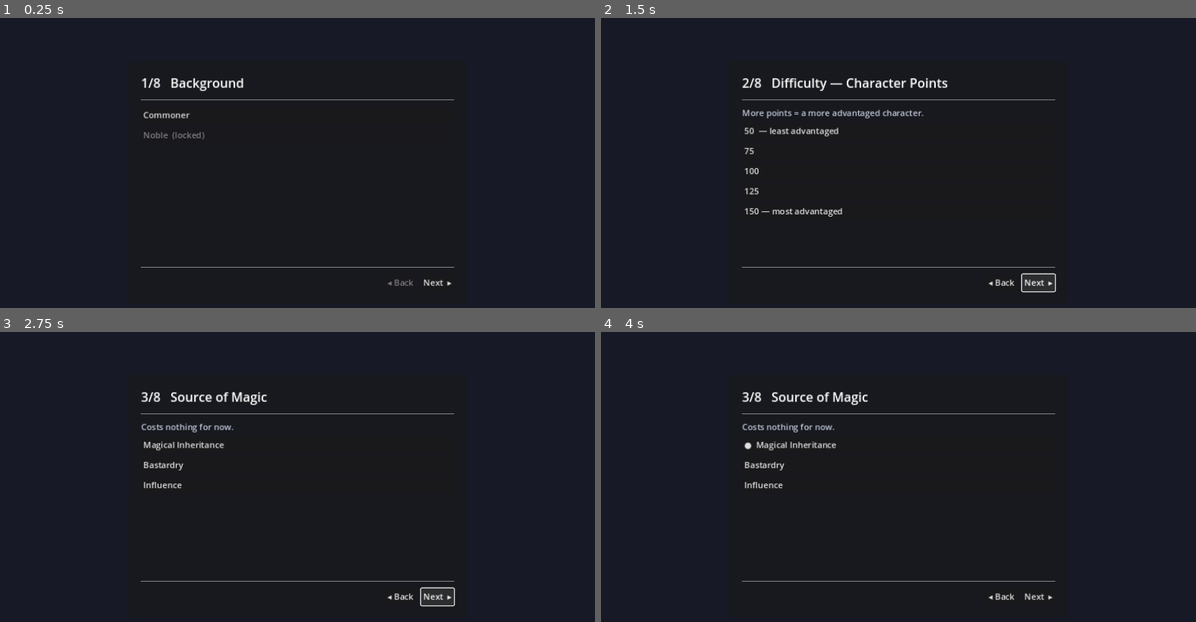
Above: before the commit, frames 1-4 (two rows, left to right).
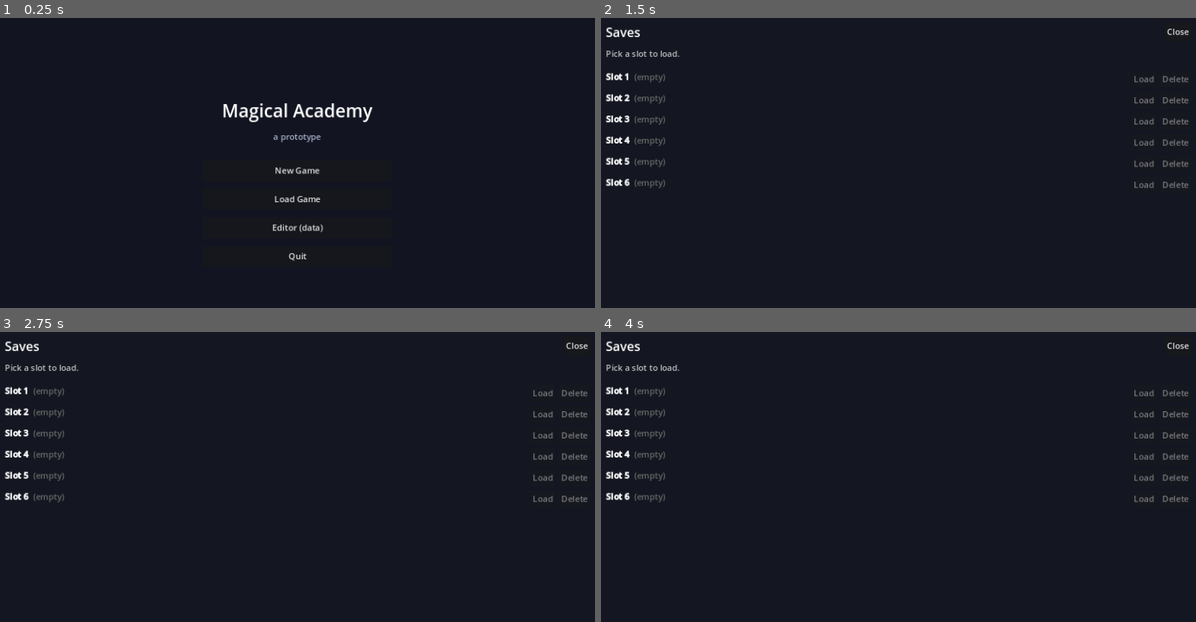
Above: after the commit, the same moments.

Repository: NyxTheCrow/academy
Game: Godot game, scene res://scenes/Root.tscn
Same seed, same stepped clock (60 frames per second), same inputs: the game is played once before the commit and once after it.
Inputs (mouse positions are in pixels of both pictures, inside the frame that each line leads up to):
- Up to frame 1 (0.25 s): no input
- Up to frame 2 (1.5 s): click (898, 200) at 0.5 s, where only the run after the commit has a clickable "Load Game"; click (1041, 281) at 1.25 s, where only the run before the commit has a clickable "Next ▸"
- Up to frame 3 (2.75 s): click (440, 595) at 2 s, where only the run before the commit has a clickable "Next ▸"
- Up to frame 4 (4 s): click (898, 445) at 2.75 s, where only the run before the commit has a clickable "Magical Inheritance"; click (898, 445) at 3.5 s, where only the run before the commit has a clickable "● Magical Inheritance"

The runs differ from the first frame. In frame 1, 2.1% of the frame differs, in the area x 23-77%, y 20-93%; in frame 2, 3.7%, in the area x 0-99%, y 3-95%; in frame 3, 3.2%; in frame 4, 3.1%.

Commit message:
Add main menu and top-level app flow
- MainMenuMode: title screen with New Game, Load Game, Editor (data), Quit.
- Root now runs an app loop: main menu -> new game (char creation) / load game
  (load-only saves screen) / pure editor -> back to menu; Quit exits.
- Academy gains a 'Return to Main Menu' button (finishes back to the loop).
- EditorMode launched standalone from the menu labels its close button
  'Return to Main Menu'.
- SaveLoadMode supports a load_only context (hides Save buttons) and reports
  {loaded:true} so the menu can boot the loaded game.
- Char creation gains a Cancel button and reports {started:true/false}.

Co-Authored-By: Claude Opus 4.8 <noreply@anthropic.com>
Claude-Session: https://claude.ai/code/session_01YZg37CEKBKZxHJukh6HEMW

Diff:
--- a/scenes/Root.gd
+++ b/scenes/Root.gd
@@ -1,7 +1,7 @@
 extends Control
-## Root — the main scene. Wires the Director to a host container, runs character
-## creation, then boots the academy as the base mode. The debug overlay is
-## layered on top of everything.
+## Root — the main scene. Wires the Director to a host container and runs the
+## top-level application loop: main menu → (new game / load / editor) → back to
+## menu. The debug overlay is layered above everything.
 
 func _ready() -> void:
 	set_anchors_preset(Control.PRESET_FULL_RECT)
@@ -17,6 +17,22 @@
 	add_child(overlay)
 
 	Director.register_host(host)
-	# Character creation first; it applies the player's choices to GameState.
-	await Director.run_mode("charcreation", {})
-	Director.set_base_mode("academy")
+	await _app_loop()
+
+## The application never leaves this loop except by quitting.
+func _app_loop() -> void:
+	while true:
+		var choice: Dictionary = await Director.run_mode("mainmenu", {})
+		match str(choice.get("action", "")):
+			"new_game":
+				var made: Dictionary = await Director.run_mode("charcreation", {})
+				if made.get("started", false):
+					await Director.run_mode("academy", {})
+			"load_game":
+				var loaded: Dictionary = await Director.run_mode("saves", {"load_only": true})
+				if loaded.get("loaded", false):
+					await Director.run_mode("academy", {})
+			"editor":
+				await Director.run_mode("editor", {"standalone": true})
+			_:
+				pass  # unknown/closed — show the menu again
--- a/scenes/modes/AcademyMode.gd
+++ b/scenes/modes/AcademyMode.gd
@@ -105,6 +105,11 @@
 	editor_btn.text = "Data Editor (dev)"
 	editor_btn.pressed.connect(_open_menu.bind("editor"))
 	sidebar.add_child(editor_btn)
+
+	var menu_btn := Button.new()
+	menu_btn.text = "Return to Main Menu"
+	menu_btn.pressed.connect(func(): finished.emit({"action": "main_menu"}))
+	sidebar.add_child(menu_btn)
 
 	# --- Main column ---
 	var main_v := VBoxContainer.new()
--- a/scenes/modes/CharCreationMode.gd
+++ b/scenes/modes/CharCreationMode.gd
@@ -93,6 +93,10 @@
 	var footer := HBoxContainer.new()
 	footer.add_theme_constant_override("separation", 10)
 	v.add_child(footer)
+	var cancel_btn := Button.new()
+	cancel_btn.text = "Cancel"
+	cancel_btn.pressed.connect(func(): finished.emit({"started": false}))
+	footer.add_child(cancel_btn)
 	points_label = Label.new()
 	points_label.add_theme_color_override("font_color", Color(0.8, 0.85, 0.7))
 	footer.add_child(points_label)
@@ -218,4 +222,4 @@
 		GameState.set_location("school_gates")
 
 	Students.reset()
-	finished.emit({})
+	finished.emit({"started": true})
--- a/scenes/modes/EditorMode.gd
+++ b/scenes/modes/EditorMode.gd
@@ -25,11 +25,13 @@
 
 var _file := ""   # current filename
 var _key := ""    # current runtime key
+var _standalone := false
 var editor: TextEdit
 var header: Label
 var status: Label
 
-func enter(_context: Dictionary) -> void:
+func enter(context: Dictionary) -> void:
+	_standalone = context.get("standalone", false)
 	_build_ui()
 	_open(FILES[0][1], FILES[0][2])
 
@@ -62,7 +64,7 @@
 	sp.size_flags_horizontal = Control.SIZE_EXPAND_FILL
 	top.add_child(sp)
 	var close_btn := Button.new()
-	close_btn.text = "Close"
+	close_btn.text = "Return to Main Menu" if _standalone else "Close"
 	close_btn.pressed.connect(func(): finished.emit({}))
 	top.add_child(close_btn)
 
--- /dev/null
+++ b/scenes/modes/MainMenuMode.gd
@@ -0,0 +1,47 @@
+extends "res://scripts/GameMode.gd"
+## MainMenuMode — the title screen. Returns an {"action": ...} result that the
+## Root loop acts on: new_game, load_game, editor. Quit exits directly.
+
+func enter(_context: Dictionary) -> void:
+	_build_ui()
+
+func _build_ui() -> void:
+	set_anchors_preset(Control.PRESET_FULL_RECT)
+	var bg := ColorRect.new()
+	bg.color = Color(0.07, 0.08, 0.13)
+	bg.set_anchors_preset(Control.PRESET_FULL_RECT)
+	bg.mouse_filter = Control.MOUSE_FILTER_IGNORE
+	add_child(bg)
+
+	var center := CenterContainer.new()
+	center.set_anchors_preset(Control.PRESET_FULL_RECT)
+	add_child(center)
+
+	var v := VBoxContainer.new()
+	v.add_theme_constant_override("separation", 14)
+	v.custom_minimum_size = Vector2(360, 0)
+	center.add_child(v)
+
+	var title := Label.new()
+	title.text = "Magical Academy"
+	title.add_theme_font_size_override("font_size", 34)
+	title.horizontal_alignment = HORIZONTAL_ALIGNMENT_CENTER
+	v.add_child(title)
+	var sub := Label.new()
+	sub.text = "a prototype"
+	sub.horizontal_alignment = HORIZONTAL_ALIGNMENT_CENTER
+	sub.add_theme_color_override("font_color", Color(0.65, 0.68, 0.78))
+	v.add_child(sub)
+	v.add_child(HSeparator.new())
+
+	v.add_child(_menu_button("New Game", func(): finished.emit({"action": "new_game"})))
+	v.add_child(_menu_button("Load Game", func(): finished.emit({"action": "load_game"})))
+	v.add_child(_menu_button("Editor (data)", func(): finished.emit({"action": "editor"})))
+	v.add_child(_menu_button("Quit", func(): get_tree().quit()))
+
+func _menu_button(text: String, cb: Callable) -> Button:
+	var b := Button.new()
+	b.text = text
+	b.custom_minimum_size = Vector2(0, 40)
+	b.pressed.connect(cb)
+	return b
--- /dev/null
+++ b/scenes/modes/MainMenuMode.tscn
@@ -0,0 +1,12 @@
+[gd_scene load_steps=2 format=3]
+
+[ext_resource type="Script" path="res://scenes/modes/MainMenuMode.gd" id="1_mainmenu"]
+
+[node name="MainMenuMode" type="Control"]
+layout_mode = 3
+anchors_preset = 15
+anchor_right = 1.0
+anchor_bottom = 1.0
+grow_horizontal = 2
+grow_vertical = 2
+script = ExtResource("1_mainmenu")
--- a/scenes/modes/MenuMode.gd
+++ b/scenes/modes/MenuMode.gd
@@ -4,8 +4,10 @@
 ## _populate(); call _repopulate() to rebuild after an interactive change.
 
 var content: VBoxContainer
+var mode_context := {}
 
-func enter(_context: Dictionary) -> void:
+func enter(context: Dictionary) -> void:
+	mode_context = context
 	_scaffold(_menu_title())
 	_repopulate()
 
--- a/scenes/modes/SaveLoadMode.gd
+++ b/scenes/modes/SaveLoadMode.gd
@@ -6,8 +6,12 @@
 func _menu_title() -> String:
 	return "Saves"
 
+func _load_only() -> bool:
+	return mode_context.get("load_only", false)
+
 func _populate() -> void:
-	content.add_child(_rich("[color=gray]Six slots. Save writes the current game; Load replaces it.[/color]"))
+	var hint := "Pick a slot to load." if _load_only() else "Save writes the current game; Load replaces it."
+	content.add_child(_rich("[color=gray]%s[/color]" % hint))
 	content.add_child(HSeparator.new())
 	for slot in range(1, SLOTS + 1):
 		content.add_child(_slot_row(slot))
@@ -27,10 +31,11 @@
 	lbl.size_flags_horizontal = Control.SIZE_EXPAND_FILL
 	row.add_child(lbl)
 
-	var save_btn := Button.new()
-	save_btn.text = "Save"
-	save_btn.pressed.connect(_on_save.bind(slot))
-	row.add_child(save_btn)
+	if not _load_only():
+		var save_btn := Button.new()
+		save_btn.text = "Save"
+		save_btn.pressed.connect(_on_save.bind(slot))
+		row.add_child(save_btn)
 
 	var load_btn := Button.new()
 	load_btn.text = "Load"
@@ -64,7 +69,9 @@
 
 func _on_load(slot: int) -> void:
 	if GameState.load_slot(slot):
-		finished.emit({})  # close and return to the (now reloaded) academy
+		# In-game this just closes; from the main menu, {"loaded": true} tells
+		# the app loop to start the academy on the loaded save.
+		finished.emit({"loaded": true})
 
 func _on_delete(slot: int) -> void:
 	GameState.delete_slot(slot)
--- a/scripts/Director.gd
+++ b/scripts/Director.gd
@@ -17,6 +17,7 @@
 ##     GameState.apply_effects(result.get("effects", {}))
 
 const MODE_SCENES := {
+	"mainmenu": "res://scenes/modes/MainMenuMode.tscn",
 	"charcreation": "res://scenes/modes/CharCreationMode.tscn",
 	"academy": "res://scenes/modes/AcademyMode.tscn",
 	"dialogue": "res://scenes/modes/DialogueMode.tscn",
--- a/tests/TestRunner.gd
+++ b/tests/TestRunner.gd
@@ -326,6 +326,7 @@
 	print("[modes + director]")
 	_check(Director != null, "Director autoload loaded")
 	for path in [
+		"res://scenes/modes/MainMenuMode.tscn",
 		"res://scenes/modes/CharCreationMode.tscn",
 		"res://scenes/modes/AcademyMode.tscn",
 		"res://scenes/modes/DialogueMode.tscn",
